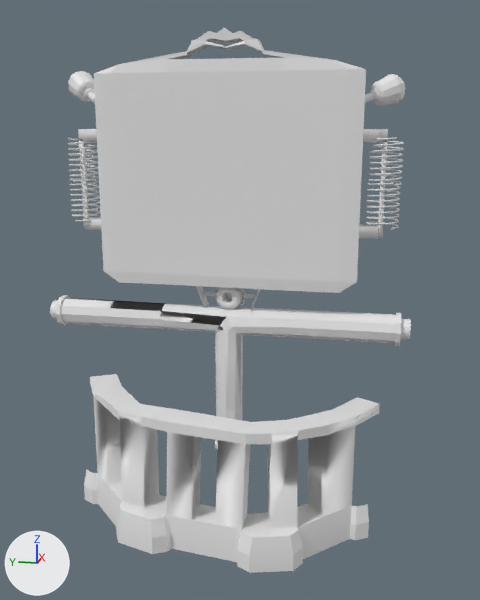
A saved change to the FBX model BombsAway/BombsAway/Assets/Art/3D/Models/BombBayScreen.fbx.
Before and after are seen from a 50 mm lens placed at (-41.8, -9.3, 12.2), pointed at (-2.0, -1.3, 2.2). Arrows for +X, +Y and +Z are at lower left; the lights stay in place. Where no turn or scale is listed for an object, it has been applied to the vertices. Vertices at the same position are counted once.

The first picture shows 'Base', 'Bulbs', 'Coil.001', 'Frame', 'Handle'.
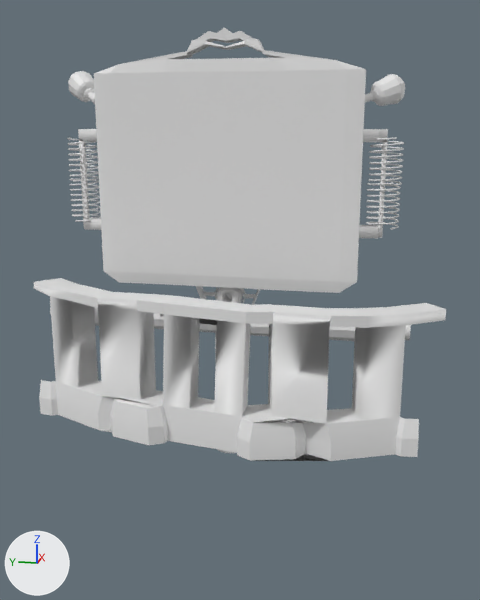
Location of each change, [x1, y1, x2, y2] in pixels of the pictures (480 x 600 px; the box of a moved part takes in the faces that stretch with it):
'Base', reshaped, moved (39% wider, 8% shorter): before [84, 374, 380, 573]; after [34, 278, 446, 461]
part 1 of me_cylinder_006, moved or reshaped: before [242, 397, 380, 559]; after [242, 303, 446, 461]
part 2 of me_cylinder_006, moved or reshaped: before [84, 374, 166, 526]; after [34, 278, 162, 433]
'Handle', unchanged, covered by the edit: before [50, 295, 411, 450]; after [50, 307, 411, 453]
'Bulbs', unchanged, covered by the edit: before [68, 71, 405, 106]

What the commit changed:
me_cylinder_006 has 146 vertices, 139 faces and spans x -8.0..0.9, y -10.4..10.3, z 0.0..8.9.
me_cylinder_006 is used by ob_base; location (1.07, 0.14, -13.66).
me_cylinder_006 part 1: all 37 vertices in x -6.1..0.6, y -10.4..-4.7, z 0.0..8.7 are turned -21.8 degrees about the z axis through their middle, then moved by (-1.8, -2.7, 0.0).
me_cylinder_006 part 2: all 37 vertices in x -5.7..0.9, y 5.0..10.3, z 0.2..8.9 are turned 20.9 degrees about the z axis through their middle, then moved by (-1.3, 1.9, 0.0).
Object 'Base' (ob_base) moves from (1.07, 0.14, -13.66) to (1.07, 0.14, -6.18).
